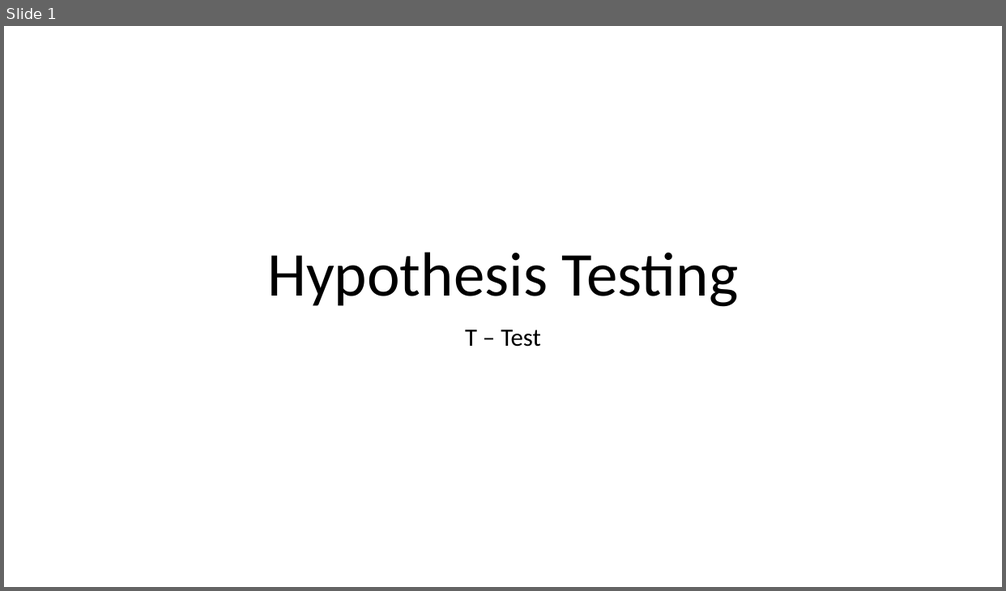
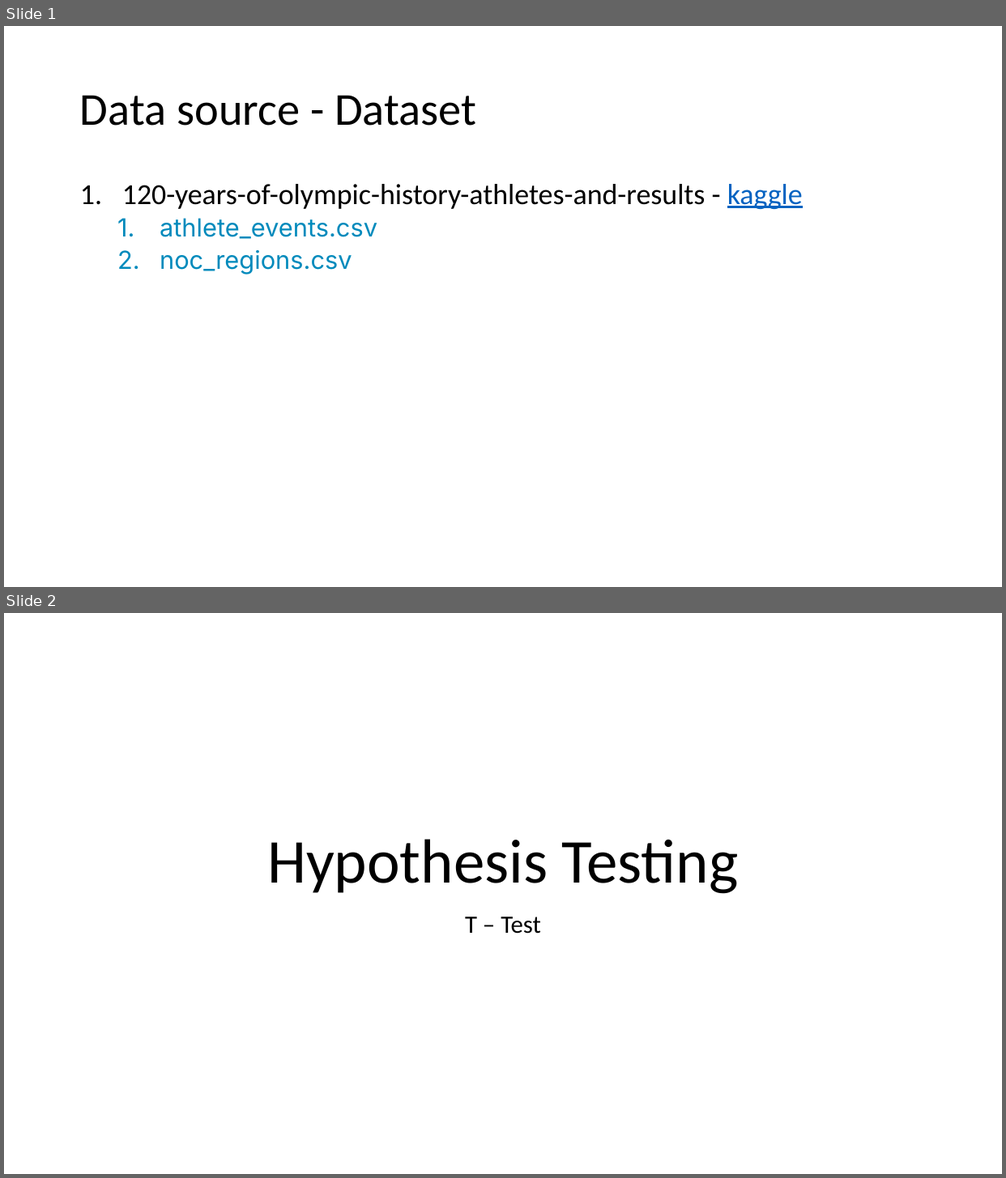
Before and after one commit to ratikachauhan/dathletes-project-1, a slide deck: ratika_analysis/Ratika Analysis Hypothesis Testing.pptx. Shown one above the other, each under a label of ours: slide 1 before the commit, slides 1 and 2 after it. The pictures are 1006x591 and 1006x1178 pixels, drawn with LibreOffice and Linux fonts; fonts in the diff are those of the drawing. Boxes give left, top, right and bottom in pixels: in the first picture for what was removed or moved away, otherwise in the second. Text is boxed around its words. In the diff, an @@ line names an element or a change of style, - is before the commit and + after.

```diff
--- a/ratika_analysis/Ratika Analysis Hypothesis Testing.pptx
+++ b/ratika_analysis/Ratika Analysis Hypothesis Testing.pptx
@@ slide 1 added at box(4, 26, 1002, 587), background #FFFFFF @@
@@ title added at box(80, 95, 476, 126), 44 pt, text #000000 @@
+Data source - Dataset
@@ text added at box(122, 184, 803, 275), 28 pt, text #000000 @@
+1. 120-years-of-olympic-history-athletes-and-results - kaggle
+  1. athlete_events.csv
+  2. noc_regions.csv
@@ what was slide 1 is now slide 2 @@
```
Also in this commit, not shown: 3 slides changed, 1 other file.
